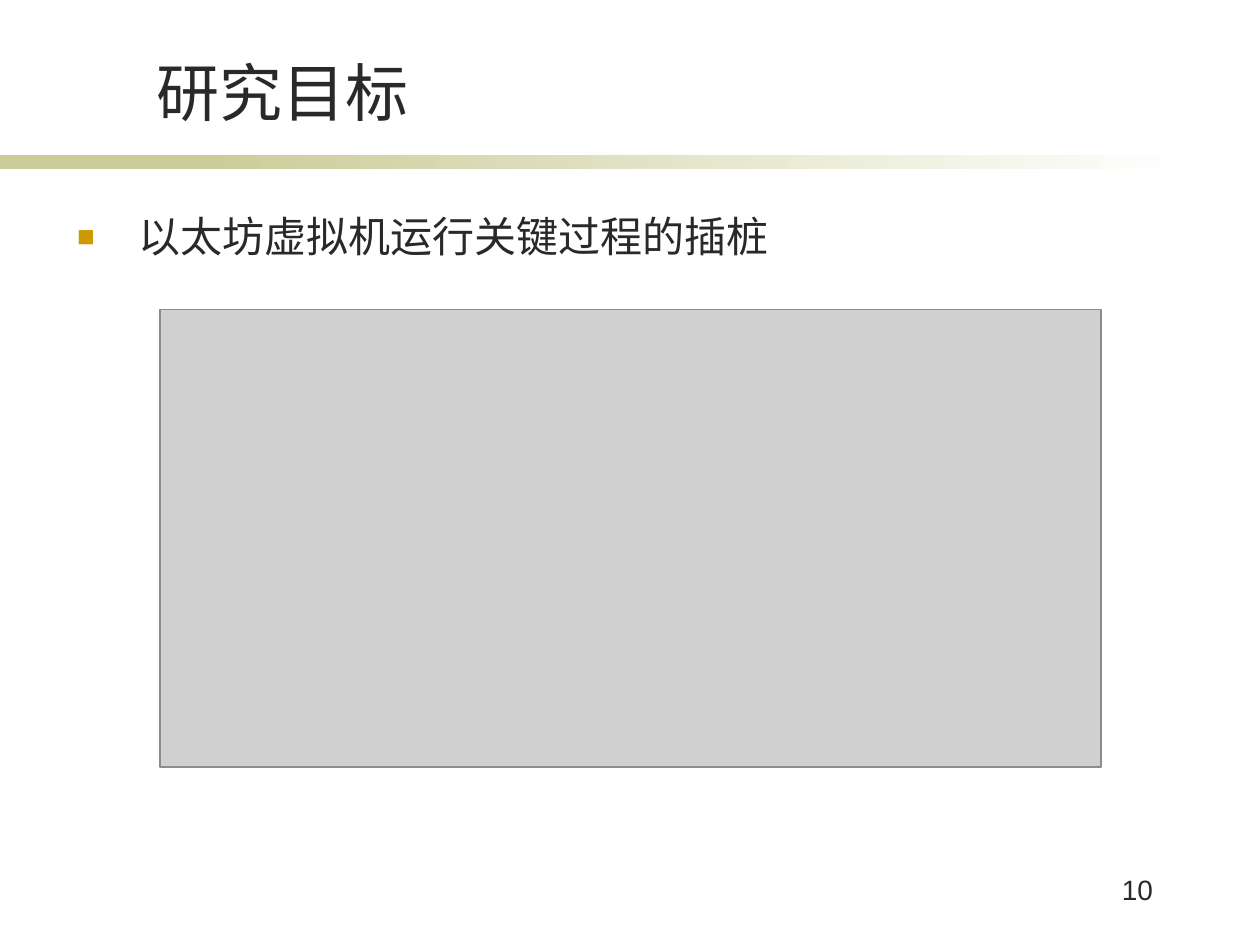
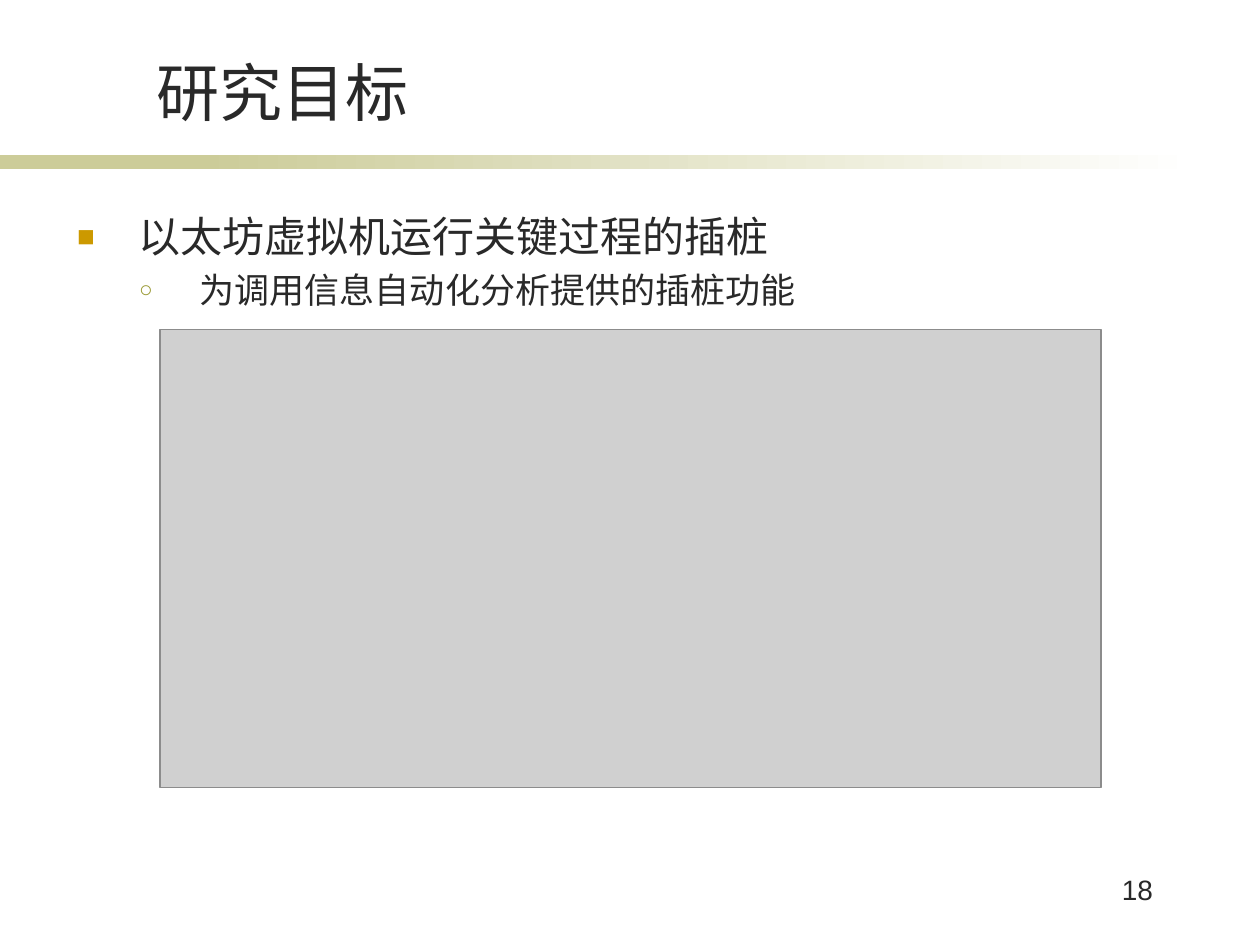
Before and after one commit to Chirachiino/ChainHacker, a slide deck: slide 18 of pre.pptx (slide 10 before the commit). Drawn at 1260x945 pixels with LibreOffice and Linux fonts; fonts in the diff are those of the drawing; grey boxes stand for pictures; background and template pictures are left out. Boxes give left, top, right and bottom in pixels: in the first picture for what was removed or moved away, otherwise in the second. Text is boxed around its words. In the diff, an @@ line names an element or a change of style, - is before the commit and + after.

```diff
--- a/pre.pptx
+++ b/pre.pptx
@@ text at bbox=[200, 273, 796, 306]: paragraph added @@
+  ○ 为调用信息自动化分析提供的插桩功能
@@ picture: place and size @@
-picture at bbox=[160, 309, 1101, 766]
+picture at bbox=[160, 330, 1101, 788]
@@ page number at bbox=[1122, 880, 1153, 901]: text changed @@
-10
+18
```
Also in this commit, not shown: 11 other slides changed, 17 slides added, 2 slides removed, 9 other files.
